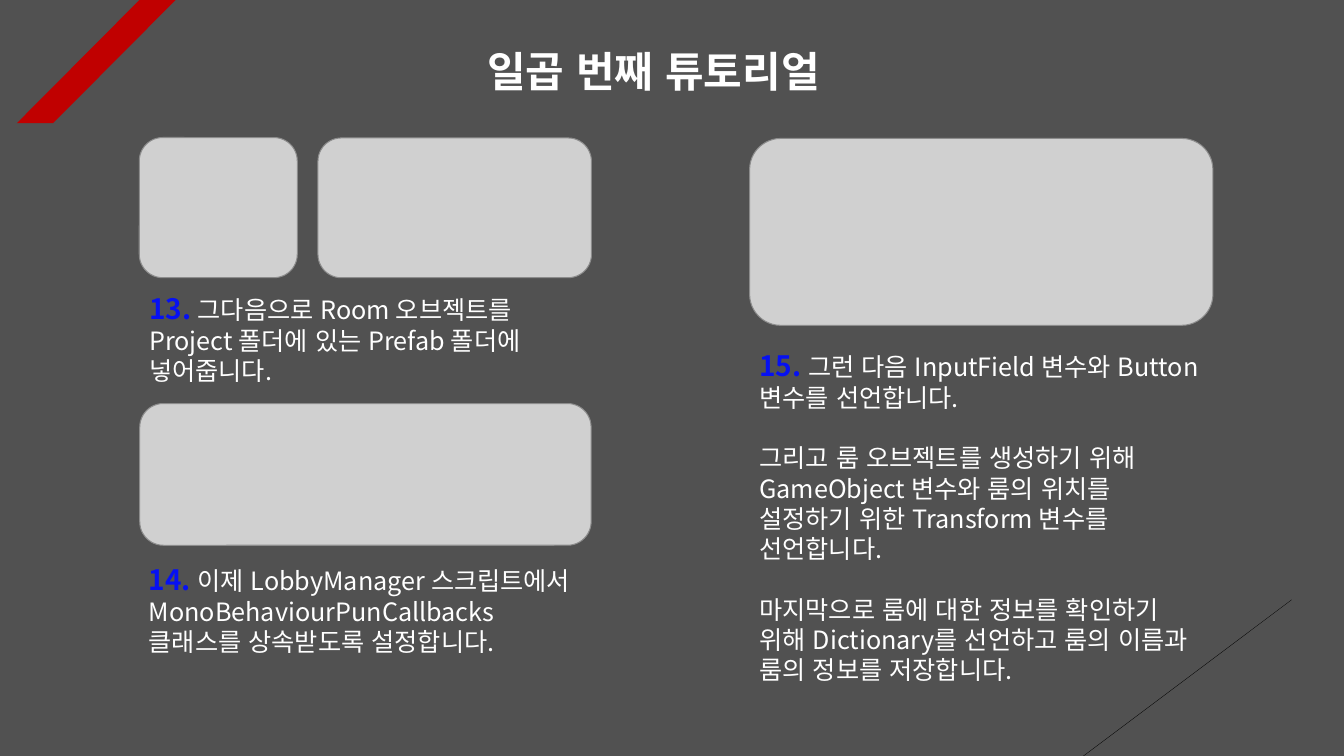
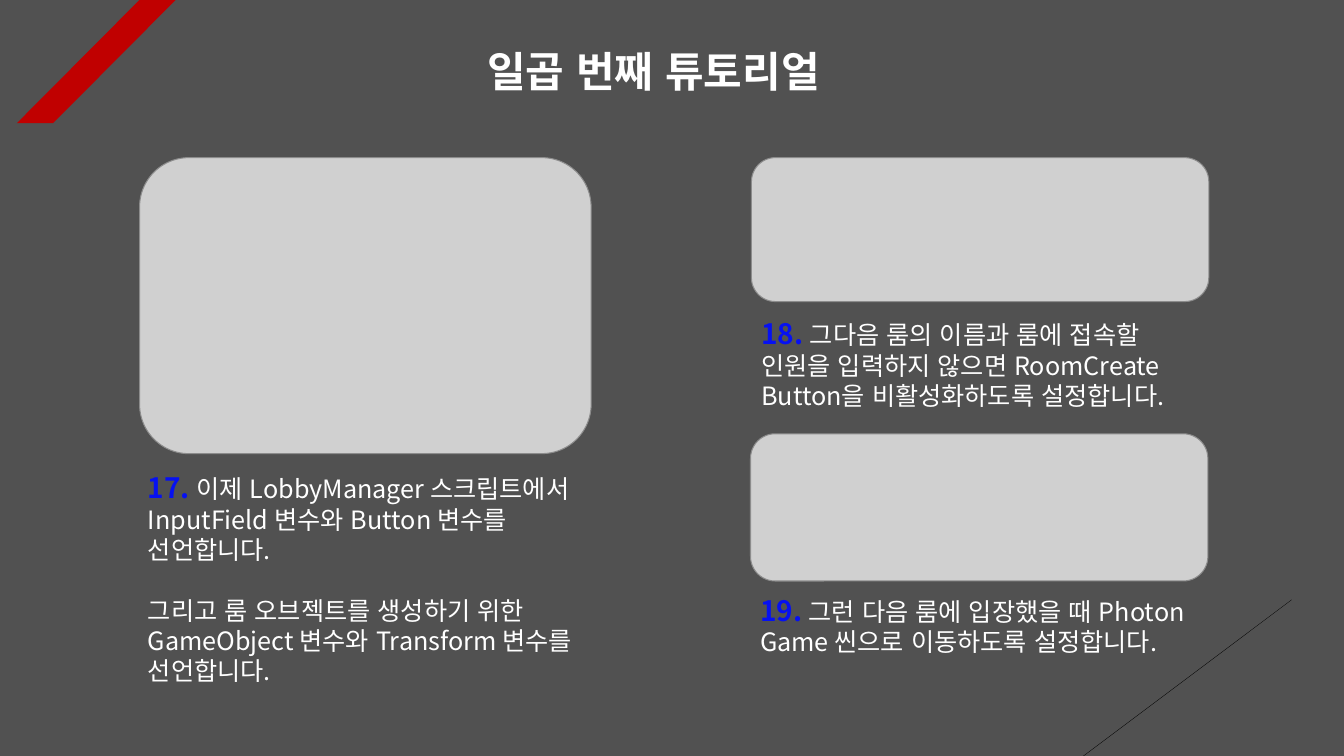
Before and after one commit to Unity2033/3D-UnityEngine, a slide deck: slide 7 of Assets/Class/Photon Server/PPT Data/Photon Room.pptx. Drawn at 1344x756 pixels with LibreOffice and Linux fonts; fonts in the diff are those of the drawing; grey boxes stand for pictures. Boxes give left, top, right and bottom in pixels: in the first picture for what was removed or moved away, otherwise in the second. Text is boxed around its words. In the diff, an @@ line names an element or a change of style, - is before the commit and + after.

```diff
--- a/Assets/Class/Photon Server/PPT Data/Photon Room.pptx
+++ b/Assets/Class/Photon Server/PPT Data/Photon Room.pptx
@@ picture removed at box(139, 137, 297, 277) @@
@@ picture removed at box(318, 138, 591, 278) @@
@@ picture added at box(139, 157, 591, 454) @@
@@ picture: place and size @@
-picture at box(750, 138, 1214, 325)
+picture at box(751, 157, 1209, 301)
@@ text removed at box(149, 298, 521, 382) @@
-13. 그다음으로 Room 오브젝트를 Project 폴더에 있는 Prefab 폴더에 넣어줍니다.
@@ text added at box(761, 323, 1164, 407), 18 pt, text #FFFFFF @@
+18. 그다음 룸의 이름과 룸에 접속할 인원을 입력하지 않으면 RoomCreate Button을 비활성화하도록 설정합니다.
@@ text removed at box(759, 355, 1199, 681) @@
-15. 그런 다음 InputField 변수와 Button 변수를 선언합니다.
-그리고 룸 오브젝트를 생성하기 위해 GameObject 변수와 룸의 위치를 설정하기 위한 Transform 변수를 선언합니다.
-마지막으로 룸에 대한 정보를 확인하기 위해 Dictionary를 선언하고 룸의 이름과 룸의 정보를 저장합니다.
@@ picture removed at box(140, 403, 592, 545) @@
@@ picture added at box(751, 434, 1209, 581) @@
@@ text at box(148, 477, 572, 682): text changed @@
-14. 이제 LobbyManager 스크립트에서 MonoBehaviourPunCallbacks 클래스를 상속받도록 설정합니다.
+17. 이제 LobbyManager 스크립트에서 InputField 변수와 Button 변수를 선언합니다.
+그리고 룸 오브젝트를 생성하기 위한 GameObject 변수와 Transform 변수를 선언합니다.
@@ text added at box(760, 600, 1185, 653), 18 pt, text #FFFFFF @@
+19. 그런 다음 룸에 입장했을 때 Photon Game 씬으로 이동하도록 설정합니다.
```
Also in this commit, not shown: 8 other slides changed, 39 other files.
